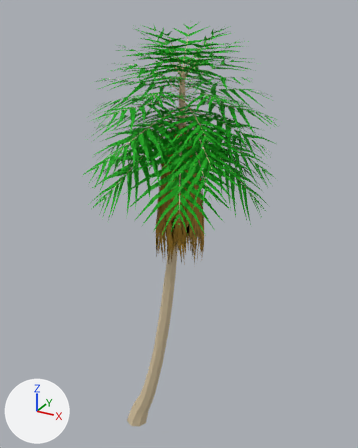
The FBX model Assets/Resources/Meshes/Island/Palm3.FBX as it was, and as the next commit left it.
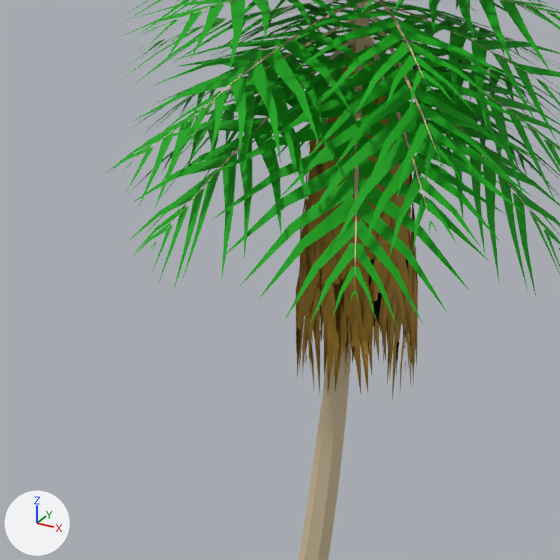
Old and new are each drawn whole from a 50 mm camera at (8.2, -11.65, 14.19) aimed at (1.57, 0.41, 8.16) and again close up on the part from 11% to 73% of the width and 24% to 74% of the height. Lighting does not change. The marker at lower left points along +X, +Y and +Z. Where no turn or scale is listed for an object, it has been applied to the vertices. Vertices at the same position are counted once.

Objects in the first close-up: 'Palm3_1', 'Palm3_2', 'Palm3_3'.
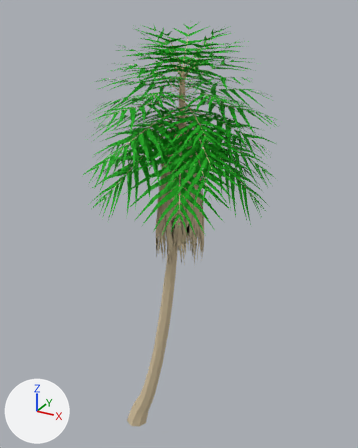
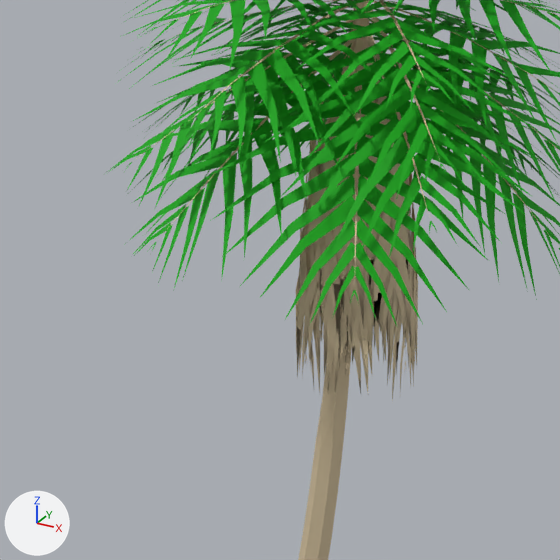
Boxes [x1, y1, x2, y2] around the edits, measured in the close-ups (560 x 560 px):
part 1 of me_mesh, recoloured: [302, 44, 414, 352] in both
part 2 of me_mesh, recoloured: [296, 81, 418, 401] in both

The change in detail:
me_mesh has 1656 vertices, 1752 faces and spans x 1.13..2.58, y -0.75..0.63, z 7.26..11.39.
me_mesh is used by ob_palm3_3; location (0.0, 0.0, 0.0).
me_mesh part 1: all 312 faces that had it switch from mat_expiredfrond0 (brown #ac8226) to mat_trunk (beige #d6c39f).
me_mesh part 2: all 1440 faces that had it switch from mat_expiredfrond1 (brown #ac8226) to mat_trunk (beige #d6c39f).
